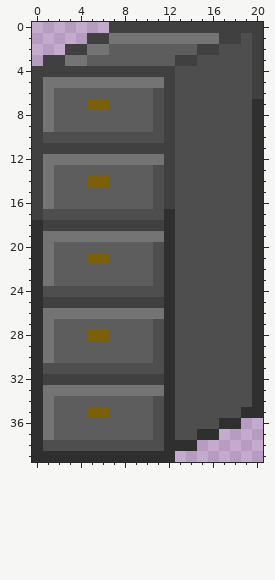
Pixel-art sprite: RAT.gmx/sprites/images/spr_Prop_Shelves_Left_0.png. The first picture shows the starting point.
The file is 42x80 pixels, drawn in blocks of 2x2; one block is one cell here. Pixels under 10% opacity are left out. Colours within 5 levels of each other are drawn and written as one.
After:
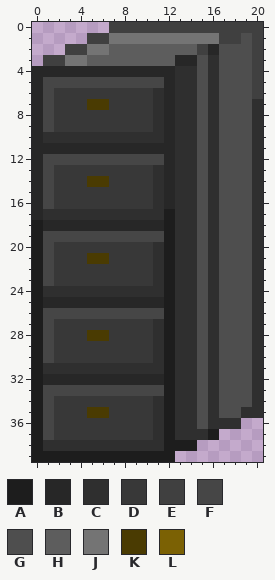
Palette (. is transparent): A #1d1d1d  B #272727  C #2f2f2f  D #383838  E #404040  F #464646  G #4e4e4e  H #5d5d5d  J #747474  K #4a3b02  L #7b6104
Log entry: Changed some props, added ammo hud brackets
The exact change:
@@ x 0..20 @@
  1 .....EEJJJJJJJJJJEEGE
- 2 ...EEJJHHHHHHHHEEGGGE
- 3 .EEJJHHHHHHHHEEGGGGGE
- 4 EEEEEEEEEEEEEGGGGGGGE
- 5 EJJJJJJJJJJJEGGGGGGGE
- 6 EJHHHHHHHHHGEGGGGGGGE
- 7 EJHHHLLHHHHGEGGGGGGGC
- 8 EJHHHHHHHHHGEGGGGGGGC
- 9 EJHHHHHHHHHGEGGGGGGGC
-10 EGGGGGGGGGGGEGGGGGGGC
-11 EEEEEEEEEEEEEGGGGGGGC
-12 EJJJJJJJJJJJEGGGGGGGC
-13 EJHHHHHHHHHGEGGGGGGGC
-14 EJHHHLLHHHHGEGGGGGGGC
-15 EJHHHHHHHHHGEGGGGGGGC
-16 EJHHHHHHHHHGEGGGGGGGC
-17 EGGGGGGGGGGGCGGGGGGGC
-18 CEEEEEEEEEEECGGGGGGGC
-19 CJJJJJJJJJJJCGGGGGGGC
-20 CJHHHHHHHHHGCGGGGGGGC
-21 CJHHHLLHHHHGCGGGGGGGC
-22 CJHHHHHHHHHGCGGGGGGGC
-23 CJHHHHHHHHHGCGGGGGGGC
-24 CGGGGGGGGGGGCGGGGGGGC
-25 CEEEEEEEEEEECGGGGGGGC
-26 CJJJJJJJJJJJCGGGGGGGC
-27 CJHHHHHHHHHGCGGGGGGGC
-28 CJHHHLLHHHHGCGGGGGGGC
-29 CJHHHHHHHHHGCGGGGGGGC
-30 CJHHHHHHHHHGCGGGGGGGC
-31 CGGGGGGGGGGGCGGGGGGGC
-32 CEEEEEEEEEEECGGGGGGGC
-33 CJJJJJJJJJJJCGGGGGGGC
-34 CJHHHHHHHHHGCGGGGGGGC
-35 CJHHHLLHHHHGCGGGGGGCC
-36 CJHHHHHHHHHGCGGGGCC..
-37 CJHHHHHHHHHGCGGCC....
-38 CGGGGGGGGGGGCCC......
-39 CCCCCCCCCCCCC........
+ 2 ...EEJJHHHHHHHHEBGGGE
+ 3 .EEJJHHHHHHHHBBGCGGGE
+ 4 BBBBBBBBBBBBBCCGCGGGE
+ 5 BFFFFFFFFFFFBCCGCGGGE
+ 6 BFDDDDDDDDDCBCCGCGGGE
+ 7 BFDDDKKDDDDCBCCGCGGGC
+ 8 BFDDDDDDDDDCBCCGCGGGC
+ 9 BFDDDDDDDDDCBCCGCGGGC
+10 BCCCCCCCCCCCBCCGCGGGC
+11 BBBBBBBBBBBBBCCGCGGGC
+12 BFFFFFFFFFFFBCCGCGGGC
+13 BFDDDDDDDDDCBCCGCGGGC
+14 BFDDDKKDDDDCBCCGCGGGC
+15 BFDDDDDDDDDCBCCGCGGGC
+16 BFDDDDDDDDDCBCCGCGGGC
+17 BCCCCCCCCCCCACCGCGGGC
+18 ABBBBBBBBBBBACCGCGGGC
+19 AFFFFFFFFFFFACCGCGGGC
+20 AFDDDDDDDDDCACCGCGGGC
+21 AFDDDKKDDDDCACCGCGGGC
+22 AFDDDDDDDDDCACCGCGGGC
+23 AFDDDDDDDDDCACCGCGGGC
+24 ACCCCCCCCCCCACCGCGGGC
+25 ABBBBBBBBBBBACCGCGGGC
+26 AFFFFFFFFFFFACCGCGGGC
+27 AFDDDDDDDDDCACCGCGGGC
+28 AFDDDKKDDDDCACCGCGGGC
+29 AFDDDDDDDDDCACCGCGGGC
+30 AFDDDDDDDDDCACCGCGGGC
+31 ACCCCCCCCCCCACCGCGGGC
+32 ABBBBBBBBBBBACCGCGGGC
+33 AFFFFFFFFFFFACCGCGGGC
+34 AFDDDDDDDDDCACCGCGGGC
+35 AFDDDKKDDDDCACCGCGGCC
+36 AFDDDDDDDDDCACCGCCC..
+37 AFDDDDDDDDDCACCCA....
+38 ACCCCCCCCCCCAAA......
+39 AAAAAAAAAAAAA........
